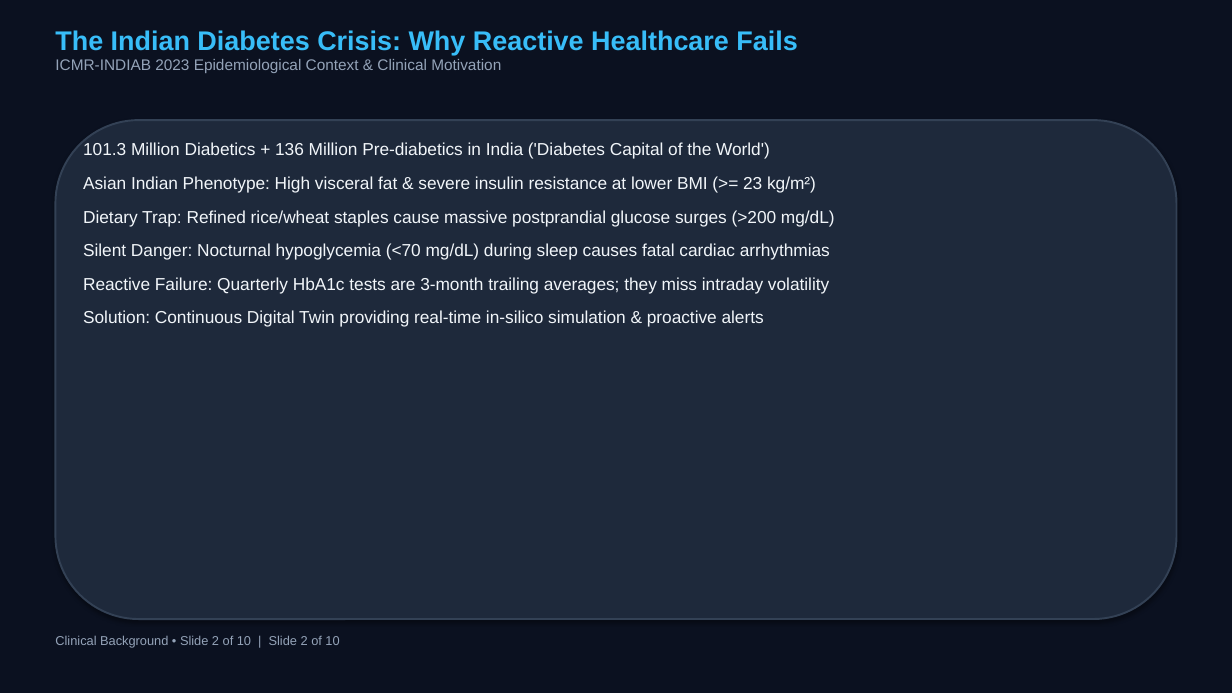
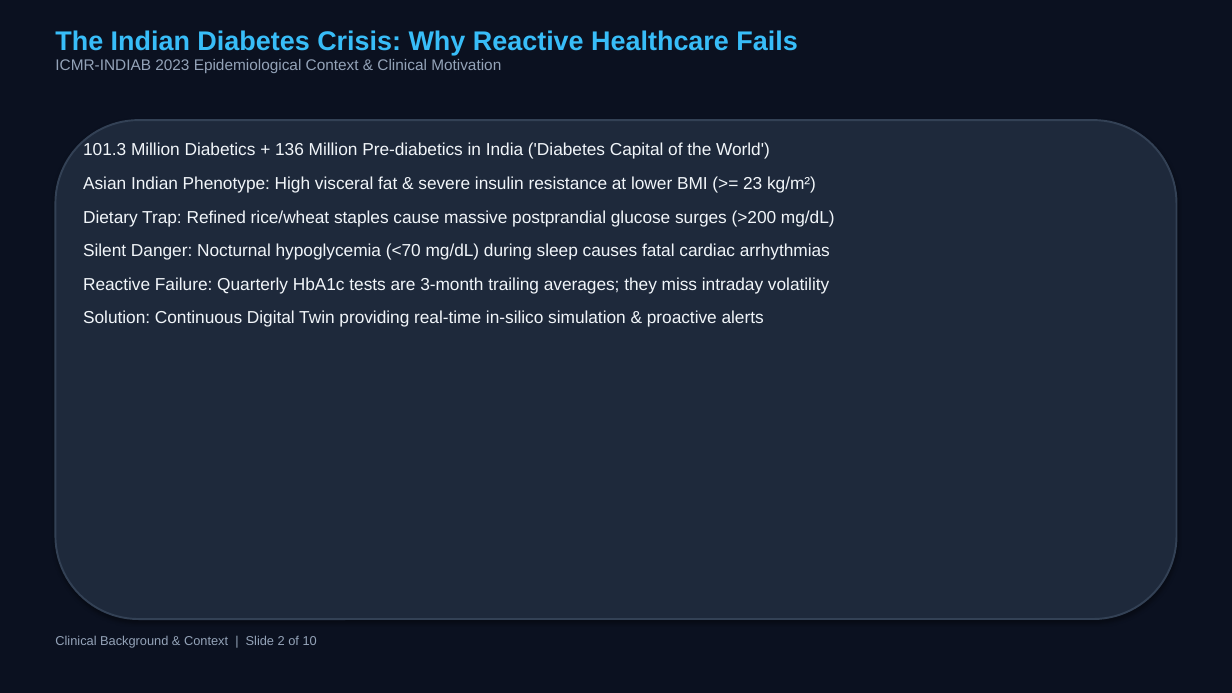
Before and after one commit to riyasojitra27-ux/GlycoTwin-AI, a slide deck: slide 2 of presentation/GLYCOTWIN_PRESENTATION.pptx. Drawn at 1232x693 pixels with LibreOffice and Linux fonts; fonts in the diff are those of the drawing. Boxes give left, top, right and bottom in pixels: in the first picture for what was removed or moved away, otherwise in the second. Text is boxed around its words. In the diff, an @@ line names an element or a change of style, - is before the commit and + after.

```diff
--- a/presentation/GLYCOTWIN_PRESENTATION.pptx
+++ b/presentation/GLYCOTWIN_PRESENTATION.pptx
@@ text at (55, 635, 317, 648): text changed @@
-Clinical Background • Slide 2 of 10 | Slide 2 of 10
+Clinical Background & Context | Slide 2 of 10
```
Also in this commit, not shown: 8 other slides changed, 3 other files.
